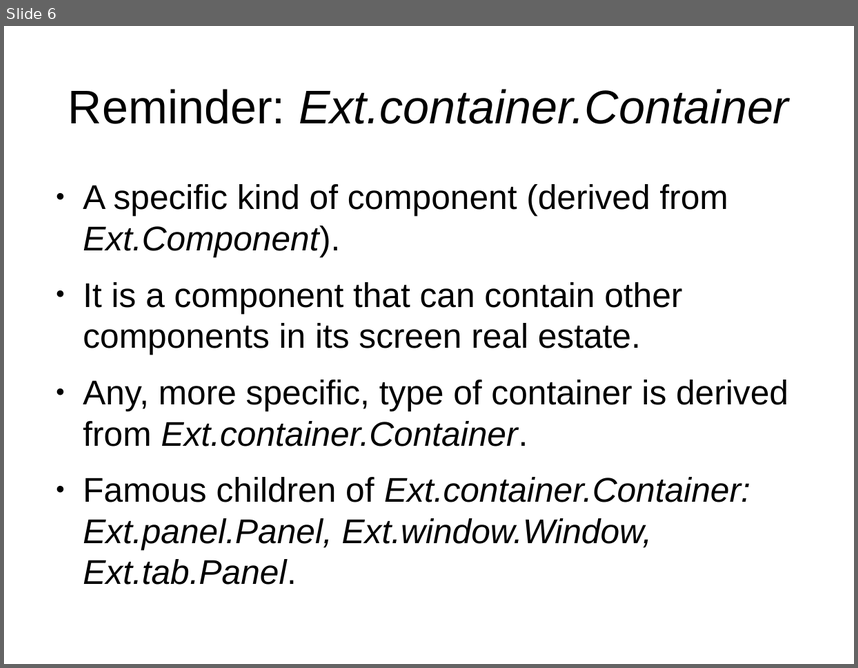
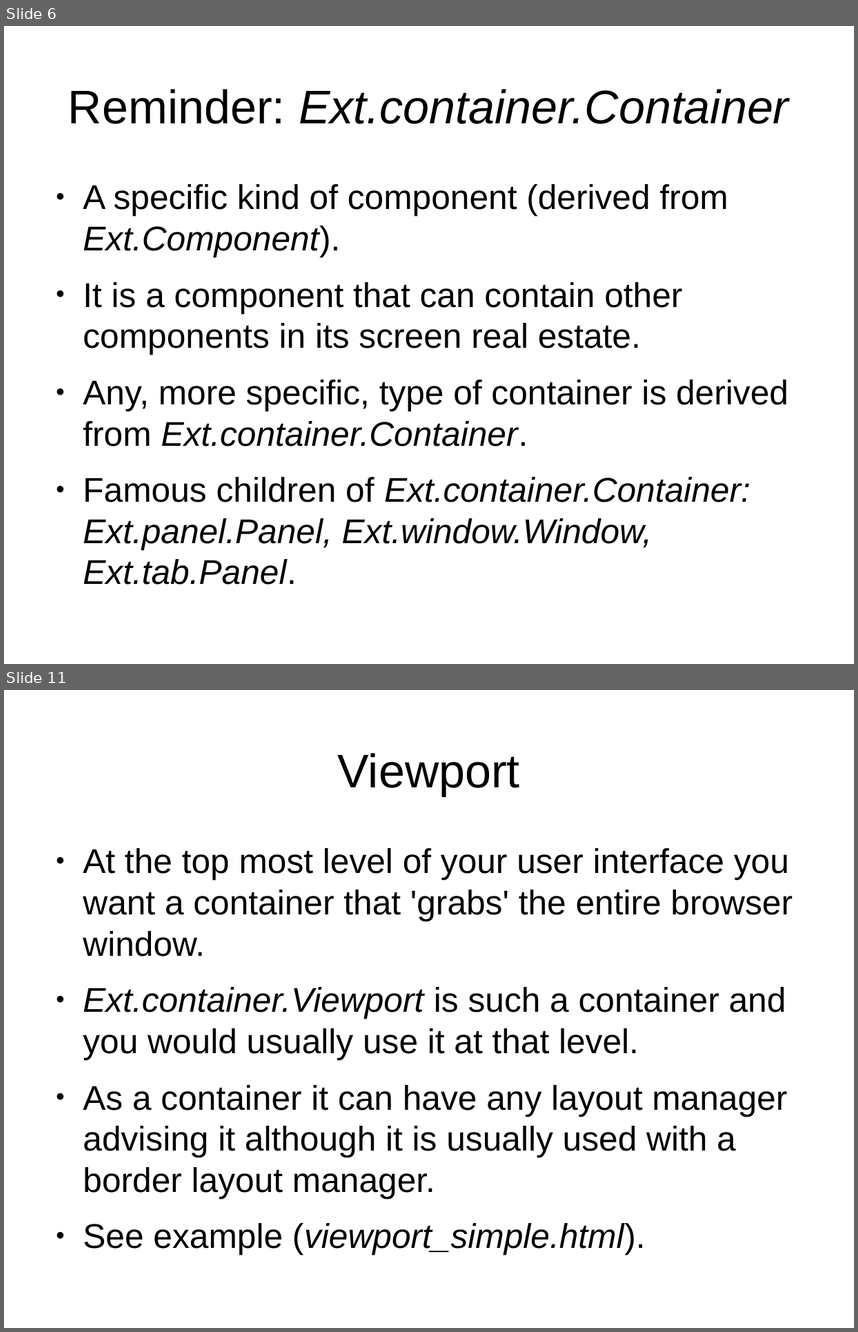
Before and after one commit to veltzer/demos, a slide deck: javascript/extjs/doc/extjs_layout.odp. Shown one above the other, each under a label of ours: slide 6 before the commit, slides 6 and 11 after it; the slides between them are not shown. The pictures are 858x668 and 858x1332 pixels, drawn with LibreOffice and Linux fonts; fonts in the diff are those of the drawing. Boxes give left, top, right and bottom in pixels: in the first picture for what was removed or moved away, otherwise in the second. Text is boxed around its words. In the diff, an @@ line names an element or a change of style, - is before the commit and + after.

```diff
--- a/javascript/extjs/doc/extjs_layout.odp
+++ b/javascript/extjs/doc/extjs_layout.odp
@@ slide 11 added at box(4, 690, 854, 1328), background #FFFFFF @@
@@ title added at box(338, 753, 520, 796), 44 pt, text #000000 @@
+Viewport
@@ text added at box(83, 848, 793, 1198), 32 pt, text #000000 @@
+● At the top most level of your user interface you want a container that 'grabs' the entire browser window.
+● Ext.container.Viewport is such a container and you would usually use it at that level.
+● As a container it can have any layout manager advising it although it is usually used with a border layout manager.
+● See example (viewport_simple.html).
```
Also in this commit, not shown: 4 other slides added, 1 slide removed, 3 other files.
